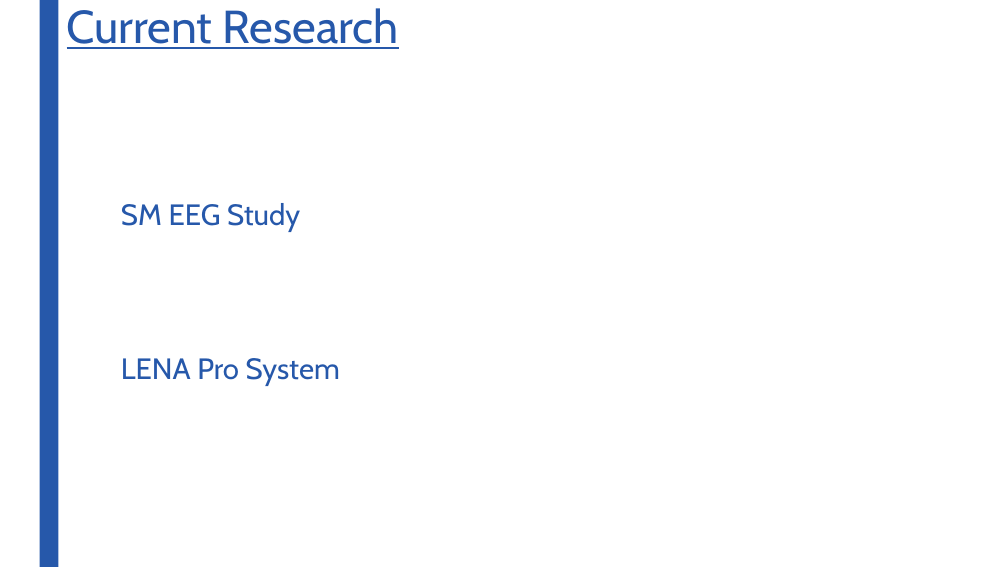
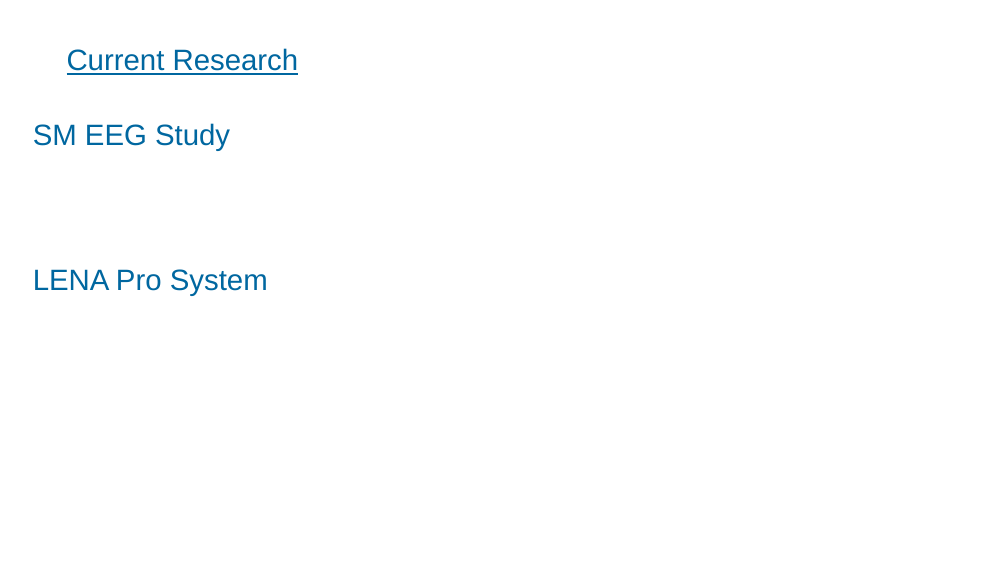
Before and after one commit to ChildMindInstitute/RA-Didactics, a slide deck: slide 17 of Clinical_Disorders/Selective_Mutism.pptx (slide 18 before the commit). Drawn at 1008x567 pixels with LibreOffice and Linux fonts; fonts in the diff are those of the drawing; background and template pictures are left out. Boxes give left, top, right and bottom in pixels: in the first picture for what was removed or moved away, otherwise in the second. Text is boxed around its words. In the diff, an @@ line names an element or a change of style, - is before the commit and + after.

```diff
--- a/Clinical_Disorders/Selective_Mutism.pptx
+++ b/Clinical_Disorders/Selective_Mutism.pptx
@@ rectangle removed at [39,0,58,567] @@
@@ title "Current Research" at [67,48,299,75]: size 44 to 28 pt, font Cabin to Arial, text colour #2658AA to #0067A0; line spacing 0.89 to 0.9; vertical alignment top to middle @@
@@ text "SM EEG Study": place and size @@
-text "SM EEG Study" at [121,203,340,386]
+text "SM EEG Study" at [33,123,268,296]
@@ text "SM EEG Study" at [33,123,268,296]: font Cabin to Arial, text colour #2658AA to #0067A0; less space between paragraphs @@
```
Also in this commit, not shown: 17 other slides changed, 1 slide removed.
